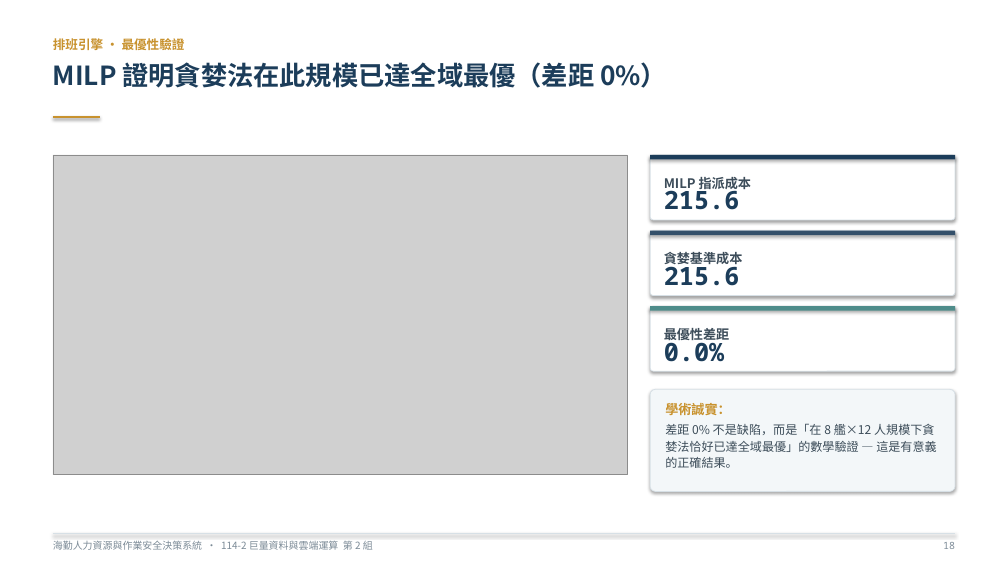
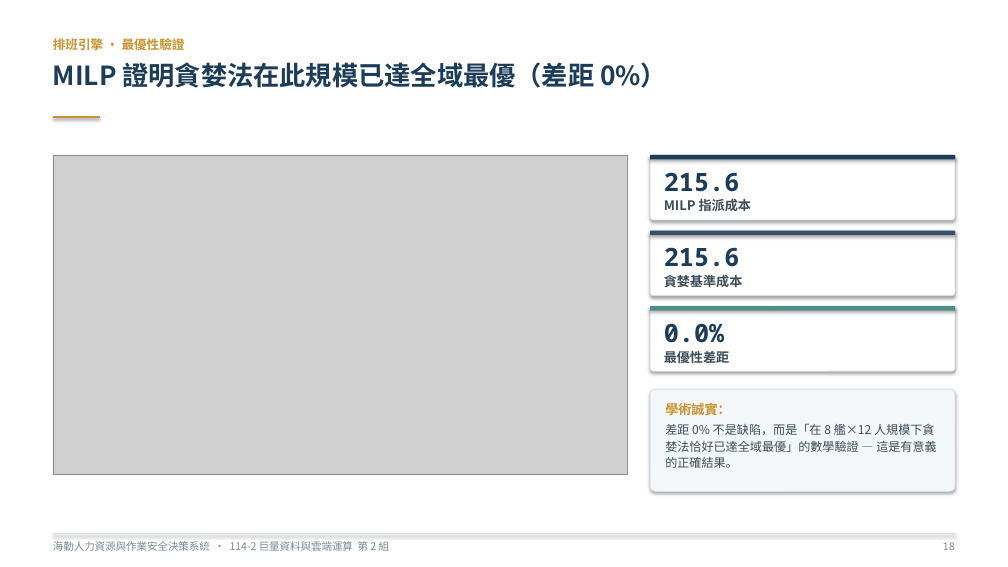
Before and after one commit to rocjveteran/114-2_BigDataCC-2nd, a slide deck: slide 23 of docs/slides/巨量資料與雲端運算技術_海勤人力資源與作業安全決策系統_黃宇平_傅瀚鋌_曾紹喆_劉家样_李翊丞_林秉賢.pptx. Drawn at 1008x567 pixels with LibreOffice and Linux fonts; fonts in the diff are those of the drawing; grey boxes stand for pictures. Boxes give left, top, right and bottom in pixels: in the first picture for what was removed or moved away, otherwise in the second. Text is boxed around its words. In the diff, an @@ line names an element or a change of style, - is before the commit and + after.

```diff
--- a/docs/slides/巨量資料與雲端運算技術_海勤人力資源與作業安全決策系統_黃宇平_傅瀚鋌_曾紹喆_劉家样_李翊丞_林秉賢.pptx
+++ b/docs/slides/巨量資料與雲端運算技術_海勤人力資源與作業安全決策系統_黃宇平_傅瀚鋌_曾紹喆_劉家样_李翊丞_林秉賢.pptx
@@ text "215.6" rewrapped from (x1=664, y1=186, x2=740, y2=210) to (x1=664, y1=172, x2=740, y2=192) @@
@@ text "MILP 指派成本" moved from (x1=664, y1=177, x2=751, y2=192) to (x1=664, y1=199, x2=751, y2=211) @@
@@ text "215.6" rewrapped from (x1=664, y1=262, x2=740, y2=286) to (x1=664, y1=247, x2=740, y2=267) @@
@@ text "貪婪基準成本" moved from (x1=664, y1=252, x2=743, y2=264) to (x1=664, y1=275, x2=743, y2=287) @@
@@ text "0.0%" rewrapped from (x1=664, y1=337, x2=725, y2=362) to (x1=664, y1=323, x2=725, y2=343) @@
@@ text "最優性差距" moved from (x1=664, y1=325, x2=730, y2=343) to (x1=664, y1=348, x2=730, y2=366) @@
@@ text "海勤人力資源與作業安全決策系統 · 114-2 巨量資料與雲端運算 第 ..." at (x1=53, y1=541, x2=390, y2=551): size 9.5 to 10 pt @@
@@ text "18" at (x1=943, y1=542, x2=956, y2=550): size 9.5 to 10 pt @@
```
Also in this commit, not shown: 49 other slides changed, 2 other files.
